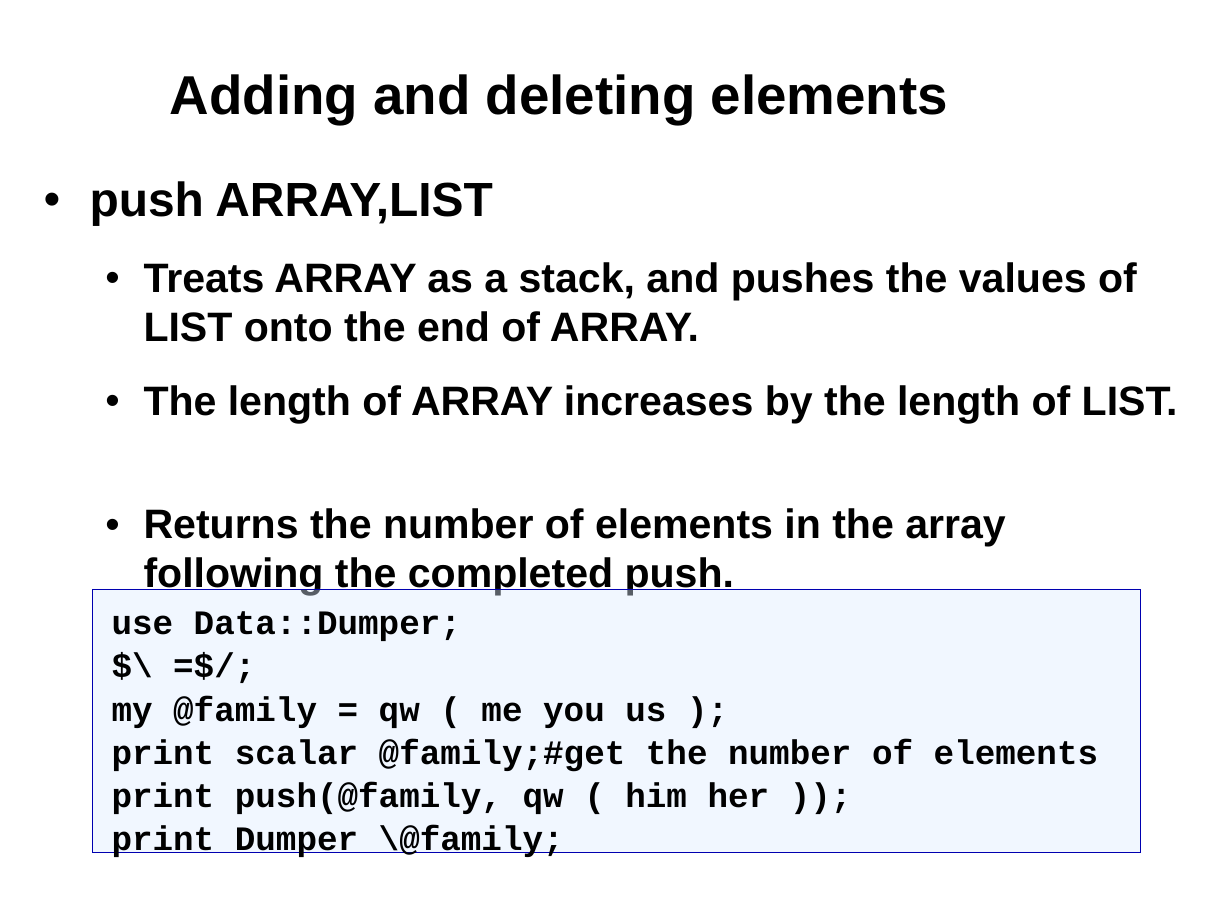
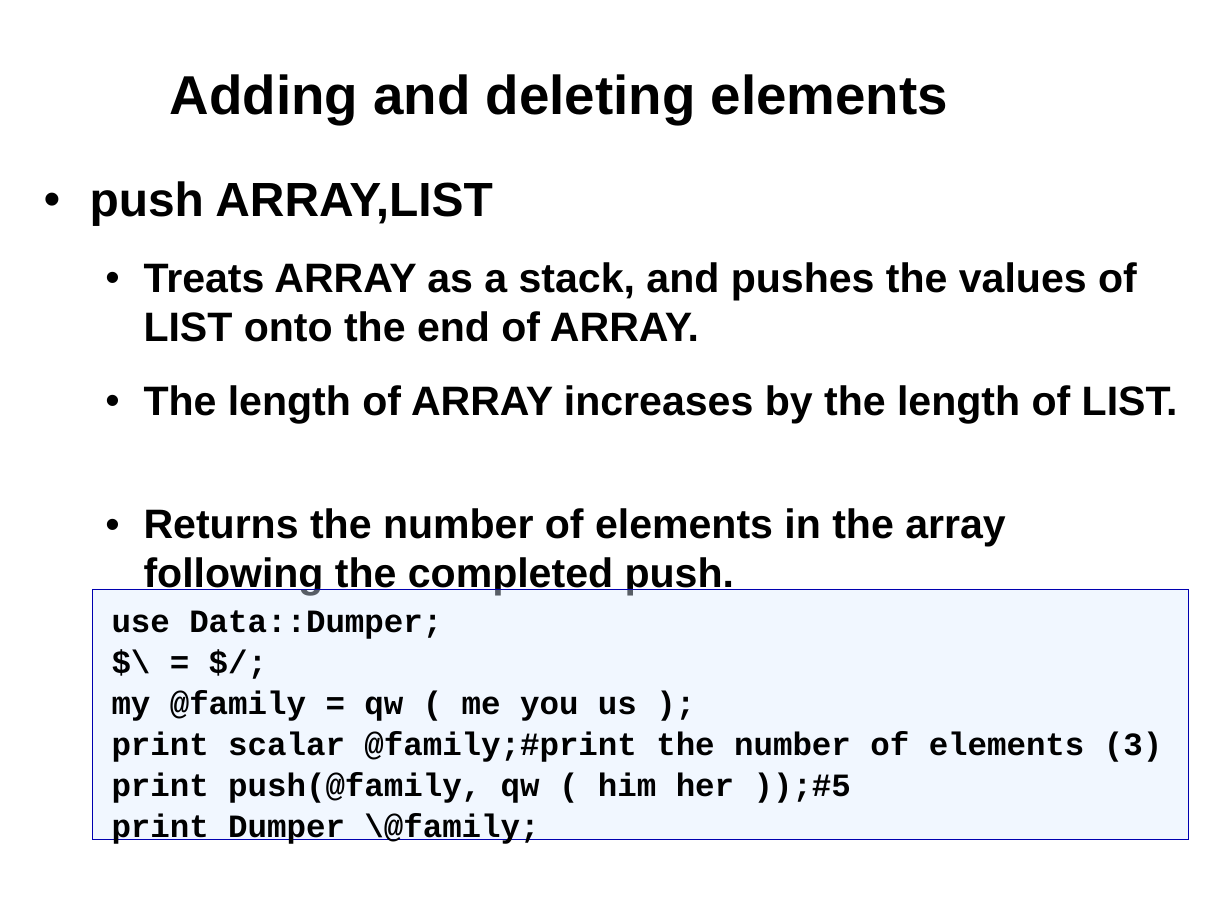
Before and after one commit to kberov/PerlProgrammingCourse, a slide deck: slide 11 of 03_list_and_arrays.odp. Drawn at 1232x924 pixels with LibreOffice and Linux fonts; fonts in the diff are those of the drawing; background and template pictures are left out. Boxes give left, top, right and bottom in pixels: in the first picture for what was removed or moved away, otherwise in the second. Text is boxed around its words. In the diff, an @@ line names an element or a change of style, - is before the commit and + after.

```diff
--- a/03_list_and_arrays.odp
+++ b/03_list_and_arrays.odp
@@ text in rectangle at (92, 589, 1189, 840): text changed; size 20 to 19 pt @@
-$\ =$/;
+$\ = $/;
@@ rectangle "use Data::Dumper;": place and size @@
-rectangle "use Data::Dumper;" at (92, 589, 1141, 853)
+rectangle "use Data::Dumper;" at (92, 589, 1189, 840)
@@ text in rectangle at (112, 610, 637, 844): size 20 to 19 pt in "use Data::Dumper;", "my @family = qw ( me you ...", "print Dumper \@family;" @@
@@ text in rectangle at (112, 732, 1162, 803): text changed; size 20 to 19 pt @@
-print scalar @family;#get the number of elements
-print push(@family, qw ( him her ));
+print scalar @family;#print the number of elements (3)
+print push(@family, qw ( him her ));#5
```
Also in this commit, not shown: 5 other slides changed, 1 other file.
